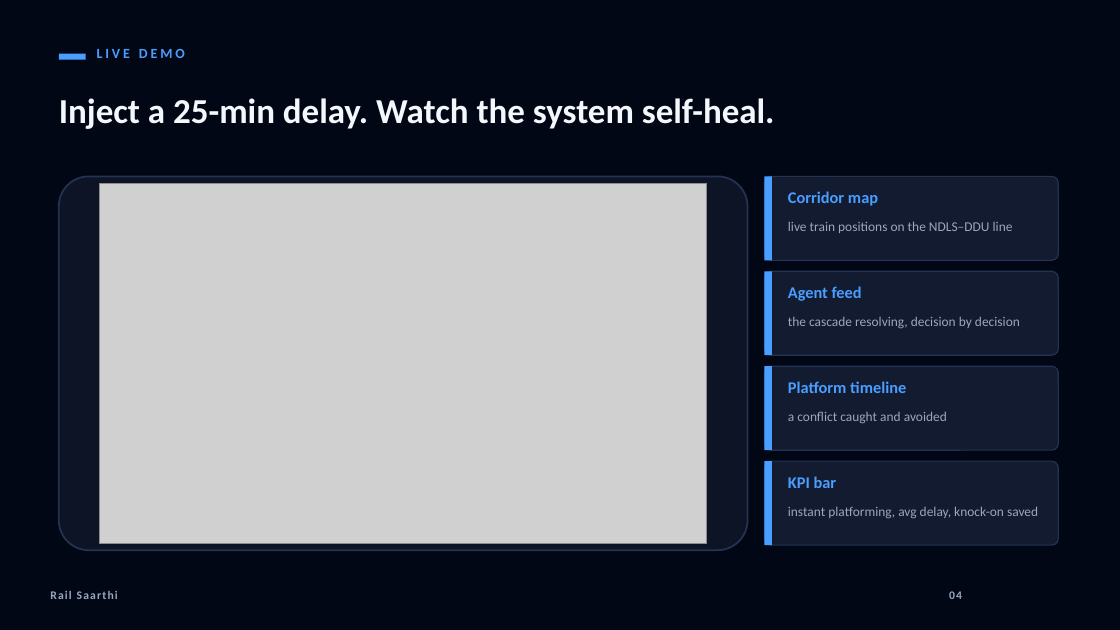
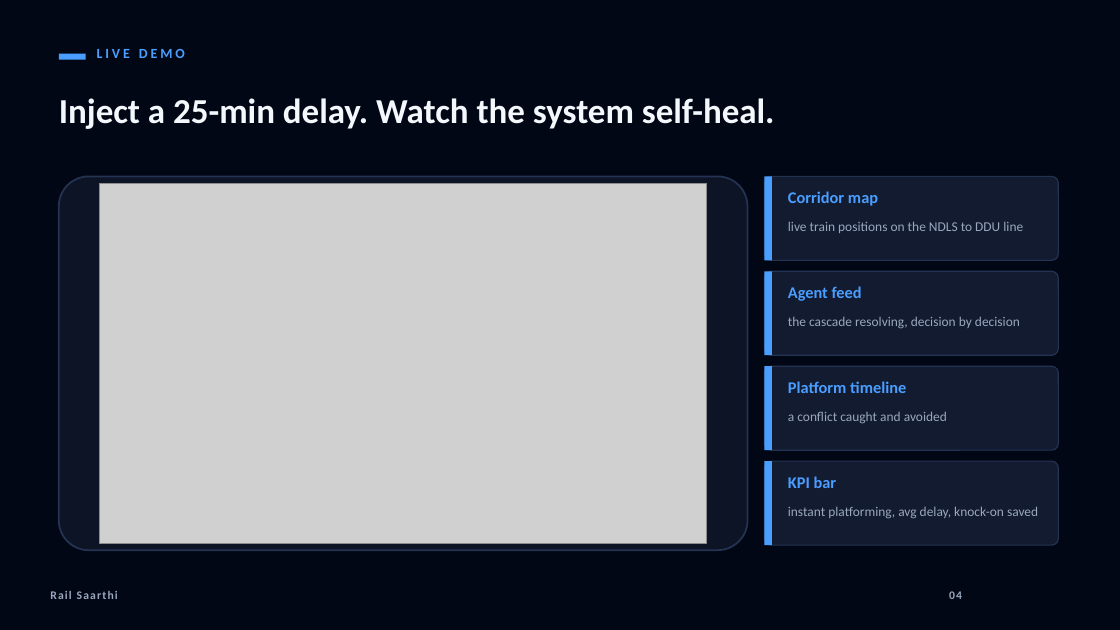
Before and after one commit to chiruu12/railmind, a slide deck: slide 5 of docs/Rail_Saarthi_Pitch.pptx. Drawn at 1120x630 pixels with LibreOffice and Linux fonts; fonts in the diff are those of the drawing; grey boxes stand for pictures. Boxes give left, top, right and bottom in pixels: in the first picture for what was removed or moved away, otherwise in the second. Text is boxed around its words. In the diff, an @@ line names an element or a change of style, - is before the commit and + after.

```diff
--- a/docs/Rail_Saarthi_Pitch.pptx
+++ b/docs/Rail_Saarthi_Pitch.pptx
@@ text at (788,221,1023,233): text changed @@
-live train positions on the NDLS–DDU line
+live train positions on the NDLS to DDU line
```
Also in this commit, not shown: 5 other slides changed, 1 other file.
